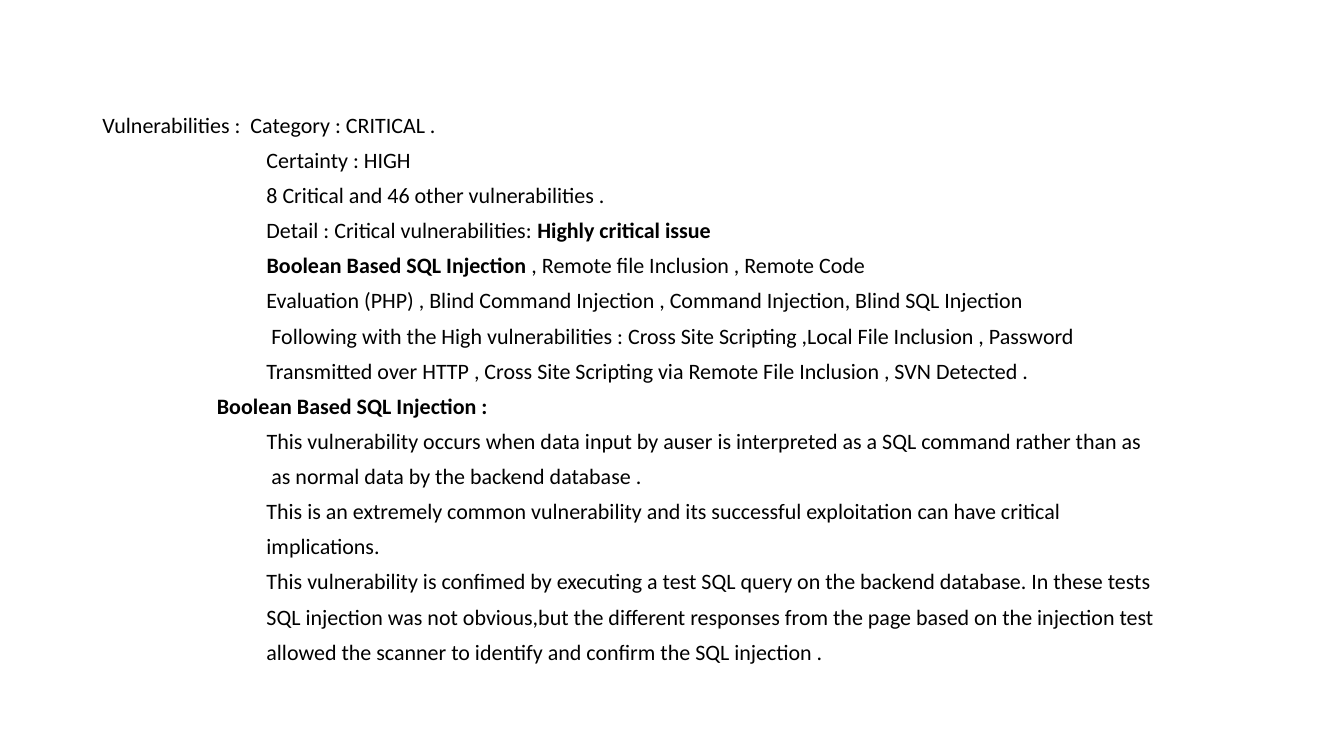
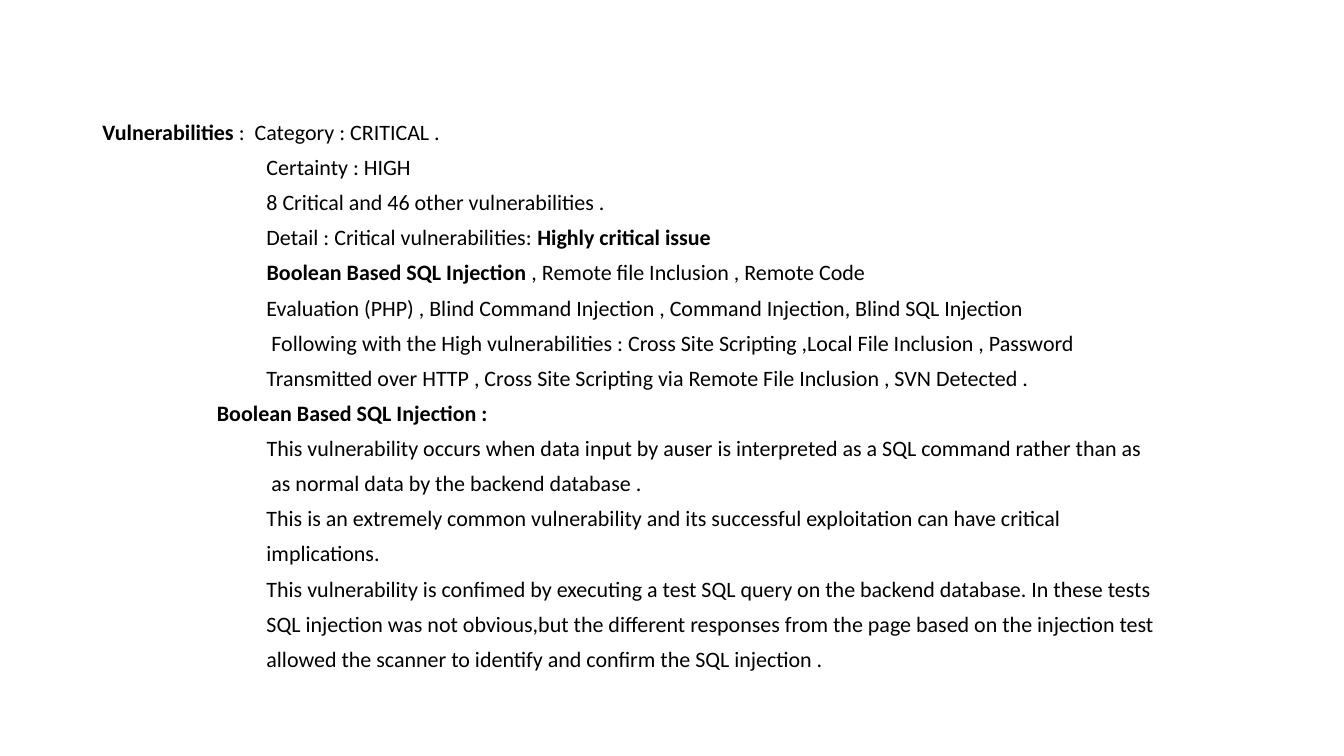
Before and after one commit to v292vib/internship-studio, a slide deck: slide 2 of Task 3 is vib.pptx. Drawn at 1344x756 pixels with LibreOffice and Linux fonts; fonts in the diff are those of the drawing. Boxes give left, top, right and bottom in pixels: in the first picture for what was removed or moved away, otherwise in the second. Text is boxed around its words. In the diff, an @@ line names an element or a change of style, - is before the commit and + after.

```diff
--- a/Task 3 is vib.pptx
+++ b/Task 3 is vib.pptx
@@ text "Vulnerabilities : Category : CRITICAL ...": place and size @@
-text "Vulnerabilities : Category : CRITICAL ..." at [102,117,1154,664]
+text "Vulnerabilities : Category : CRITICAL ..." at [102,124,1154,671]
@@ text at [102,124,429,144]: bold on in "Vulnerabilities" @@
```
Also in this commit, not shown: 2 other slides changed.
